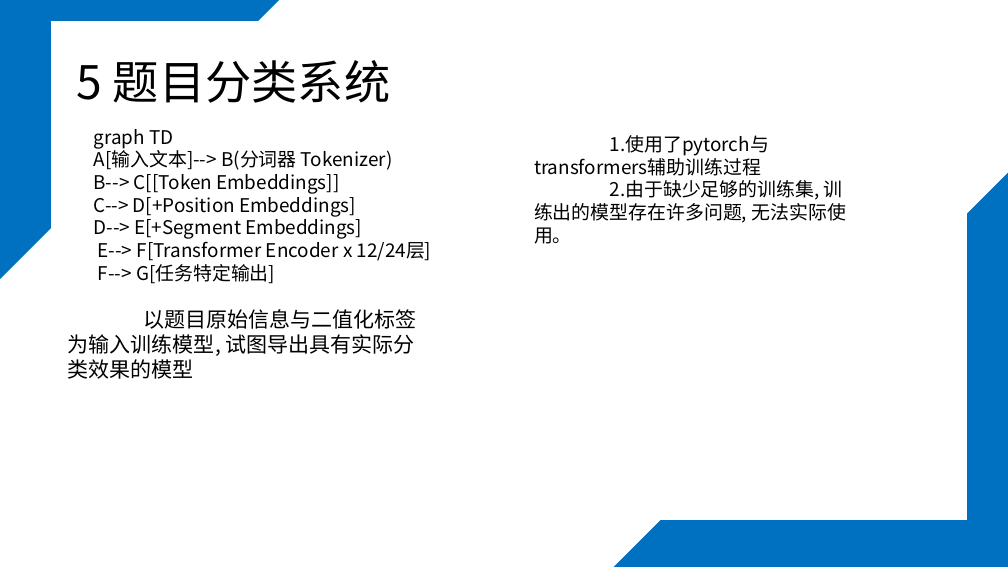
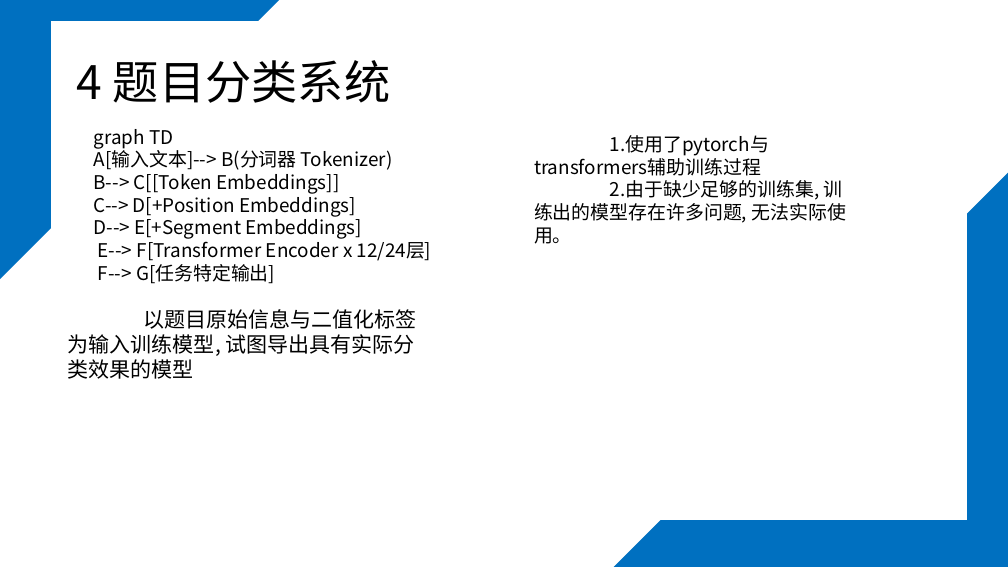
Before and after one commit to zhizhizhiwang/study_project-2024, a slide deck: slide 12 of 课题.pptx (slide 14 before the commit). Drawn at 1008x567 pixels with LibreOffice and Linux fonts; fonts in the diff are those of the drawing. Boxes give left, top, right and bottom in pixels: in the first picture for what was removed or moved away, otherwise in the second. Text is boxed around its words. In the diff, an @@ line names an element or a change of style, - is before the commit and + after.

```diff
--- a/课题.pptx
+++ b/课题.pptx
@@ title at [77,60,390,103]: text changed @@
-5 题目分类系统
+4 题目分类系统
```
Also in this commit, not shown: 8 other slides changed, 1 slide added, 3 slides removed.
